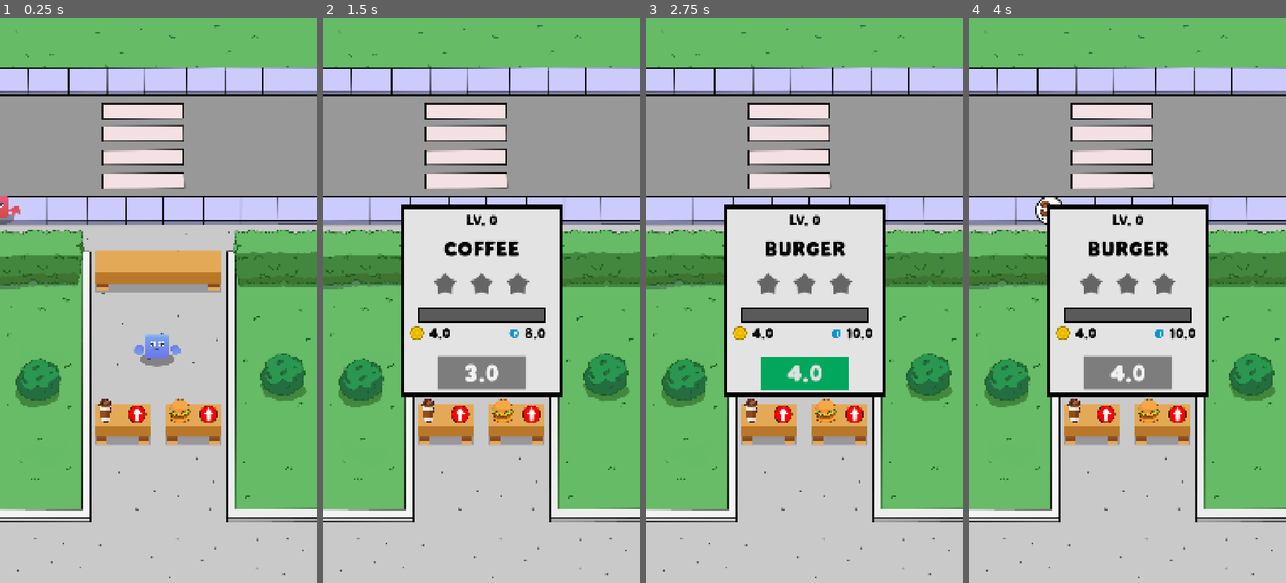
Above: before the commit, frames 1-4 (left to right).
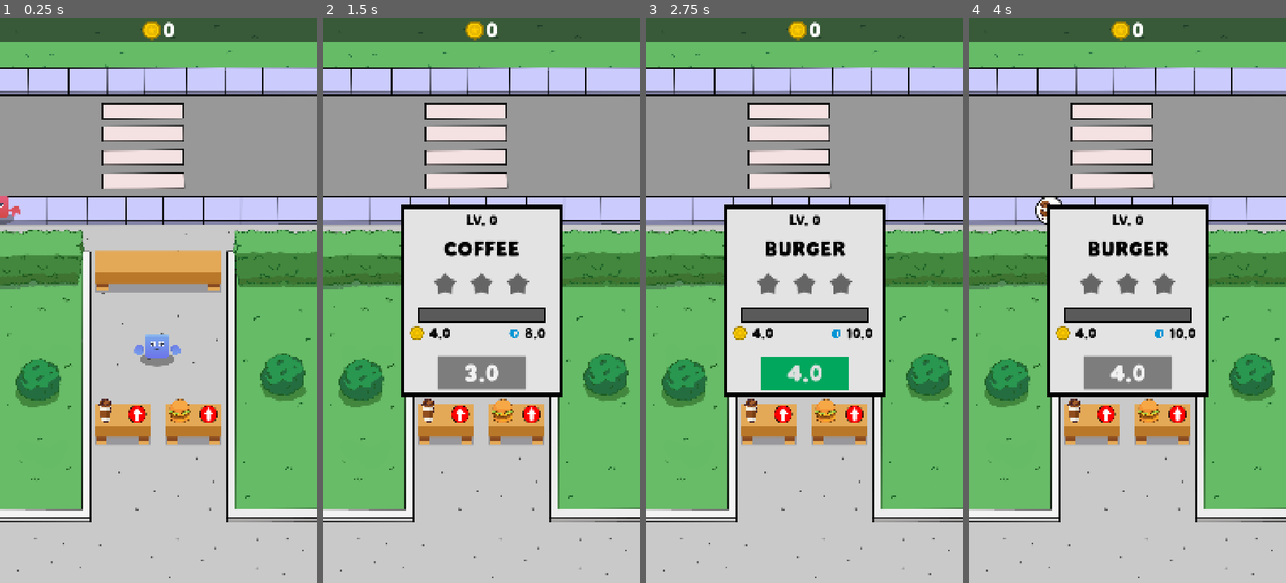
Above: after the commit, the same moments.

Repository: LHO-Developments/Godot-Projects
Game: Godot game, scene res://Scenes/game/game.tscn
Same seed, same stepped clock (60 frames per second), same inputs: the game is played once before the commit and once after it.
Inputs (mouse positions are in pixels of both pictures, inside the frame that each line leads up to):
- Up to frame 1 (0.25 s): no input
- Up to frame 2 (1.5 s): click (459, 413) at 0.5 s; click "3.0" at 1.25 s
- Up to frame 3 (2.75 s): click (855, 413) at 2 s
- Up to frame 4 (4 s): click "4.0" at 2.75 s; click "4.0" at 3.5 s

The runs differ from the first frame. In frame 1, 4.2% of the frame differs, in the area x 0-100%, y 0-5%; in frame 2, 4.2%; in frame 3, 4.2%; in frame 4, 4.2%.

Commit message:
implement upgrade panel to gain coins

Diff:
--- a/Idle Food Stand/idle-food-stand/Scenes/game/game.tscn
+++ b/Idle Food Stand/idle-food-stand/Scenes/game/game.tscn
@@ -19,6 +19,12 @@
 [ext_resource type="PackedScene" uid="uid://2i4id2u6sktx" path="res://Scenes/ui/upgrade_panel.tscn" id="17_2wwbv"]
 [ext_resource type="Script" uid="uid://2sanebtsx6xk" path="res://Scenes/game/game_ui.gd" id="17_klkrs"]
 [ext_resource type="Texture2D" uid="uid://ci12l6pnw4yss" path="res://Idle Tycoon Assets/Sprites/UI/Arrow.png" id="19_2kyel"]
+[ext_resource type="Texture2D" uid="uid://bik145fibl4c6" path="res://Idle Tycoon Assets/Sprites/UI/coin_gold.png" id="20_ai5tx"]
+[ext_resource type="FontFile" uid="uid://fkmtg2y181q" path="res://Idle Tycoon Assets/Fonts/Bake Soda.otf" id="21_qequx"]
+
+[sub_resource type="LabelSettings" id="LabelSettings_27ybv"]
+font = ExtResource("21_qequx")
+font_size = 70
 
 [node name="Game" type="Node2D"]
 
@@ -141,6 +147,48 @@
 texture_normal = ExtResource("19_2kyel")
 stretch_mode = 5
 
+[node name="TopBar" type="Control" parent="GameUI"]
+custom_minimum_size = Vector2(0, 80)
+layout_mode = 3
+anchors_preset = 10
+anchor_right = 1.0
+grow_horizontal = 2
+
+[node name="Panel" type="Panel" parent="GameUI/TopBar"]
+layout_mode = 1
+anchors_preset = 15
+anchor_right = 1.0
+anchor_bottom = 1.0
+grow_horizontal = 2
+grow_vertical = 2
+
+[node name="HBoxContainer" type="HBoxContainer" parent="GameUI/TopBar/Panel"]
+layout_mode = 1
+anchors_preset = 8
+anchor_left = 0.5
+anchor_top = 0.5
+anchor_right = 0.5
+anchor_bottom = 0.5
+offset_left = -34.5
+offset_top = -32.0
+offset_right = 34.5
+offset_bottom = 32.0
+grow_horizontal = 2
+grow_vertical = 2
+
+[node name="TextureRect" type="TextureRect" parent="GameUI/TopBar/Panel/HBoxContainer"]
+custom_minimum_size = Vector2(64, 64)
+layout_mode = 2
+texture = ExtResource("20_ai5tx")
+expand_mode = 1
+stretch_mode = 5
+
+[node name="CurrentCoins" type="Label" parent="GameUI/TopBar/Panel/HBoxContainer"]
+unique_name_in_owner = true
+layout_mode = 2
+text = "0"
+label_settings = SubResource("LabelSettings_27ybv")
+
 [connection signal="timeout" from="CustomerManager/SpawnTimer" to="CustomerManager" method="_on_spawn_timer_timeout"]
 [connection signal="pressed" from="GameUI/CoffeeButton" to="GameUI" method="_on_coffee_button_pressed"]
 [connection signal="pressed" from="GameUI/BurgerButton" to="GameUI" method="_on_burger_button_pressed"]
--- a/Idle Food Stand/idle-food-stand/Scenes/game/game_ui.gd
+++ b/Idle Food Stand/idle-food-stand/Scenes/game/game_ui.gd
@@ -3,6 +3,7 @@
 
 @onready var coffee_panel: UpgradePanel = $CoffeePanel
 @onready var burger_panel: UpgradePanel = $BurgerPanel
+@onready var current_coins: Label = %CurrentCoins
 
 func _ready() -> void:
 	coffee_panel.init_upgrade_panel(GameManager.ITEM_COFFEE);
@@ -15,6 +16,8 @@
 	burger_panel.hide();
 
 
+func _process(delta: float) -> void:
+	current_coins.text = str(GameManager.current_coins);
 
 func _on_burger_button_pressed() -> void:
 	SoundManager.play_ui();
--- a/Idle Food Stand/idle-food-stand/Scenes/ui/upgrade_panel.gd
+++ b/Idle Food Stand/idle-food-stand/Scenes/ui/upgrade_panel.gd
@@ -8,16 +8,21 @@
 @onready var profit: Label = %Profit
 @onready var cook_time: Label = %CookTime
 @onready var upgrade_button: Button = %UpgradeButton
+@onready var star_h_box: HBoxContainer = %StarHBox
 
 var item_ref: Item;
 var current_level:  int;
 var current_stars: int = -1;
+
+func _process(delta: float) -> void:
+	progress_bar.value = current_level / 25.0;
 
 func init_upgrade_panel(item: Item) -> void:
 	item_ref = item;
 	item_name.text = item.id;
 	progress_bar.value = 0;
 	update_stats();
+	item_ref.on_star_reached.connect(_on_star_reached);
 
 
 func update_stats() -> void:
@@ -25,3 +30,20 @@
 	profit.text = str(item_ref.profit);
 	cook_time.text = str(item_ref.cook_time);
 	upgrade_button.text = str(item_ref.upgrade_cost);
+
+func _on_star_reached() -> void:
+	current_level = 0;
+	current_stars += 1;
+	var star: TextureRect = star_h_box.get_child(current_stars);
+	star.modulate = Color(255, 255, 255);
+
+
+func _on_upgrade_button_pressed() -> void:
+	SoundManager.play_ui();
+	if GameManager.current_coins < item_ref.upgrade_cost:
+		return
+
+	GameManager.current_coins -= item_ref.upgrade_cost;
+	current_level += 1;
+	item_ref.update_item();
+	update_stats();
--- a/Idle Food Stand/idle-food-stand/Scenes/ui/upgrade_panel.tscn
+++ b/Idle Food Stand/idle-food-stand/Scenes/ui/upgrade_panel.tscn
@@ -88,6 +88,7 @@
 label_settings = SubResource("LabelSettings_fu40e")
 
 [node name="StarHBox" type="HBoxContainer" parent="Panel"]
+unique_name_in_owner = true
 layout_mode = 0
 offset_left = 90.0
 offset_top = 205.0
@@ -214,3 +215,5 @@
 theme_override_font_sizes/font_size = 80
 theme_override_styles/normal = SubResource("StyleBoxFlat_unxjx")
 text = "50"
+
+[connection signal="pressed" from="Panel/UpgradeButton" to="." method="_on_upgrade_button_pressed"]
--- a/Idle Food Stand/idle-food-stand/data/item.gd
+++ b/Idle Food Stand/idle-food-stand/data/item.gd
@@ -1,5 +1,7 @@
 extends Resource
 class_name Item;
+
+signal on_star_reached;
 
 enum ItemType {
 	Coffee,
@@ -26,3 +28,17 @@
 @export var max_level: int = 75;
 
 var current_level: int = 0;
+
+func update_item() -> void:
+	if current_level >= max_level:
+		return
+
+	current_level += 1;
+	upgrade_cost = ceil(upgrade_cost * upgrade_multi)
+	profit = ceil(profit * profit_multi);
+
+	if current_level % 25 == 0:
+		cook_time = ceil(cook_time * cook_time_reduce_perc);
+		upgrade_cost = upgrade_cost * 3;
+		profit = profit * 3;
+		on_star_reached.emit();
Not shown: 1 places in Idle Food Stand/idle-food-stand/Scenes/game/game.tscn that only renumber resources
